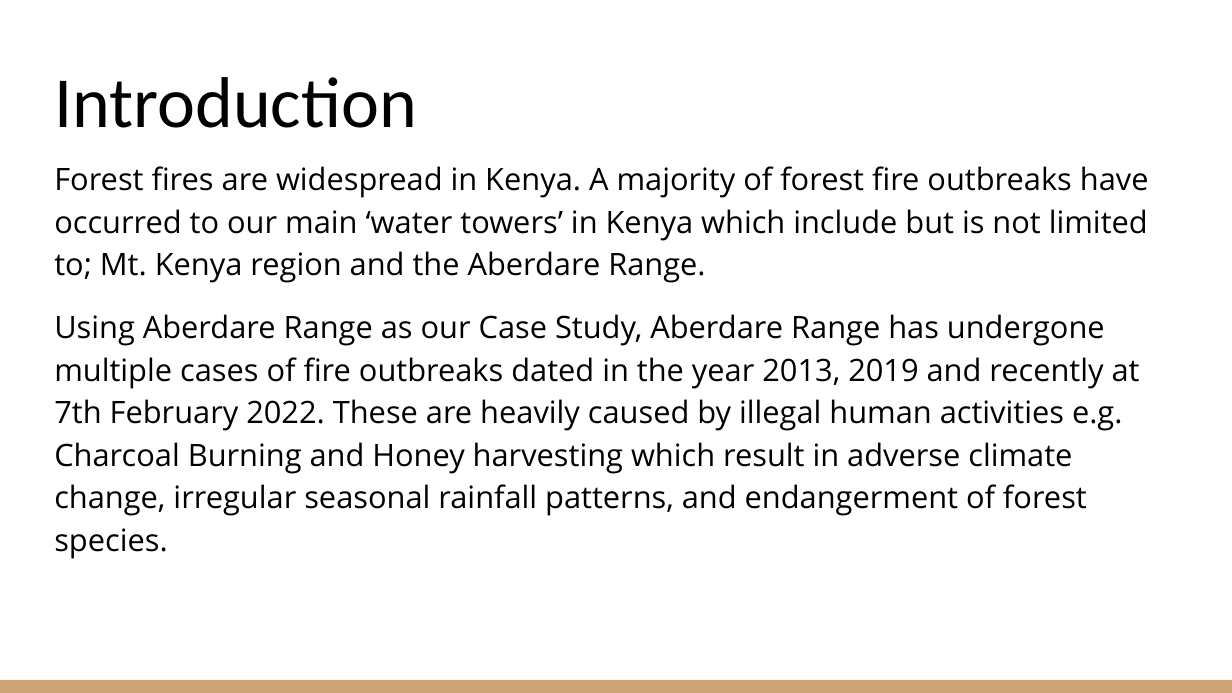
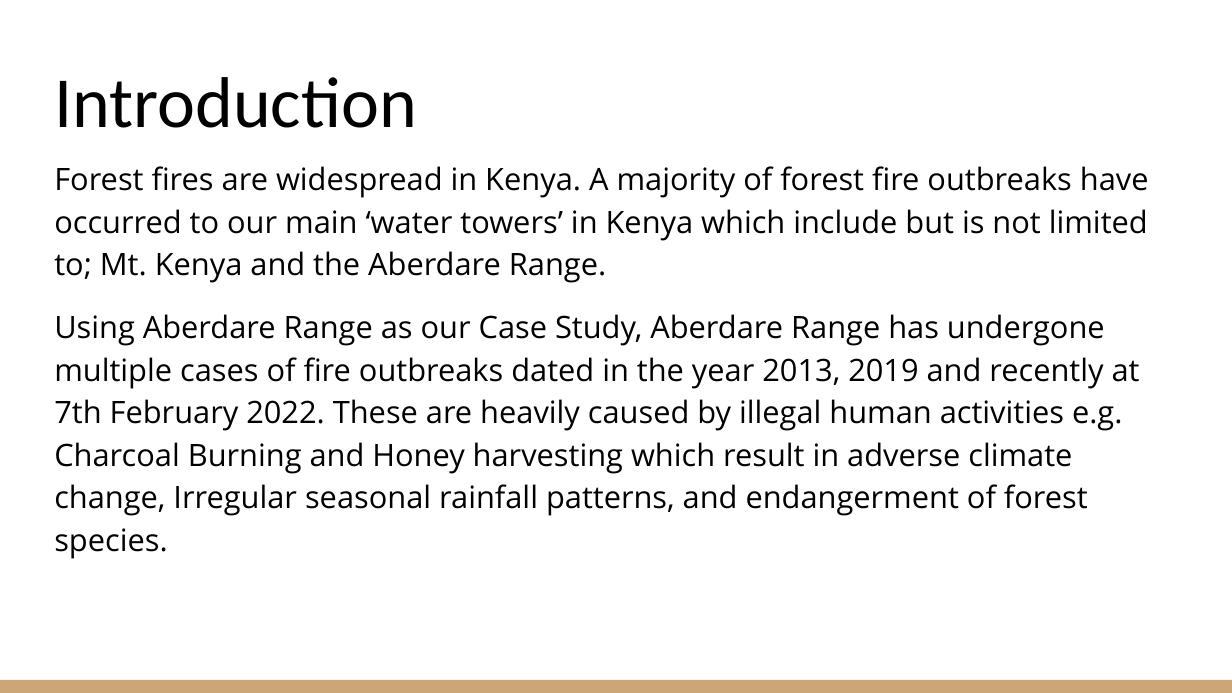
Before and after one commit to samkamau81/Fire-Detection-and-Alert-System-, a slide deck: slide 2 of Forest-Fire Alert and Detection System.pptx. Drawn at 1232x693 pixels with LibreOffice and Linux fonts; fonts in the diff are those of the drawing. Boxes give left, top, right and bottom in pixels: in the first picture for what was removed or moved away, otherwise in the second. Text is boxed around its words. In the diff, an @@ line names an element or a change of style, - is before the commit and + after.

```diff
--- a/Forest-Fire Alert and Detection System.pptx
+++ b/Forest-Fire Alert and Detection System.pptx
@@ text at (54,166,1149,559): text changed @@
-Forest fires are widespread in Kenya. A majority of forest fire outbreaks have occurred to our main ‘water towers’ in Kenya which include but is not limited to; Mt. Kenya region and the Aberdare Range.
-Using Aberdare Range as our Case Study, Aberdare Range has undergone multiple cases of fire outbreaks dated in the year 2013, 2019 and recently at 7th February 2022. These are heavily caused by illegal human activities e.g. Charcoal Burning and Honey harvesting which result in adverse climate change, irregular seasonal rainfall patterns, and endangerment of forest species.
+Forest fires are widespread in Kenya. A majority of forest fire outbreaks have occurred to our main ‘water towers’ in Kenya which include but is not limited to; Mt. Kenya and the Aberdare Range.
+Using Aberdare Range as our Case Study, Aberdare Range has undergone multiple cases of fire outbreaks dated in the year 2013, 2019 and recently at 7th February 2022. These are heavily caused by illegal human activities e.g. Charcoal Burning and Honey harvesting which result in adverse climate change, Irregular seasonal rainfall patterns, and endangerment of forest species.
```
Also in this commit, not shown: 3 other slides changed, 1 slide added, 1 slide removed, 1 other file.
